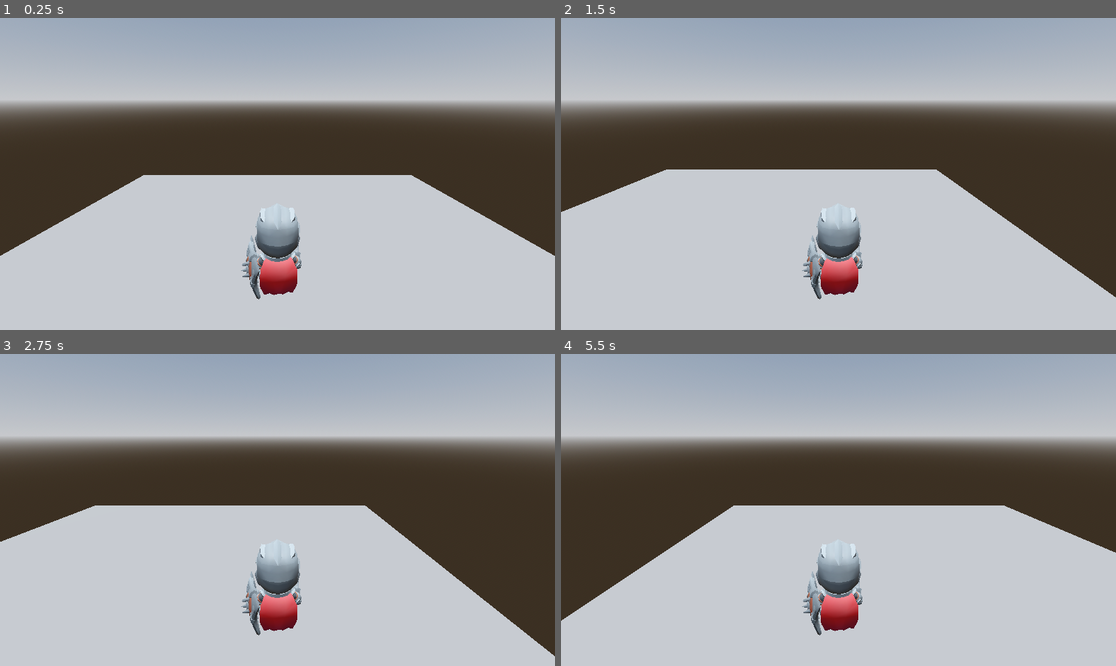
Above: before the commit, frames 1-4 (two rows, left to right).
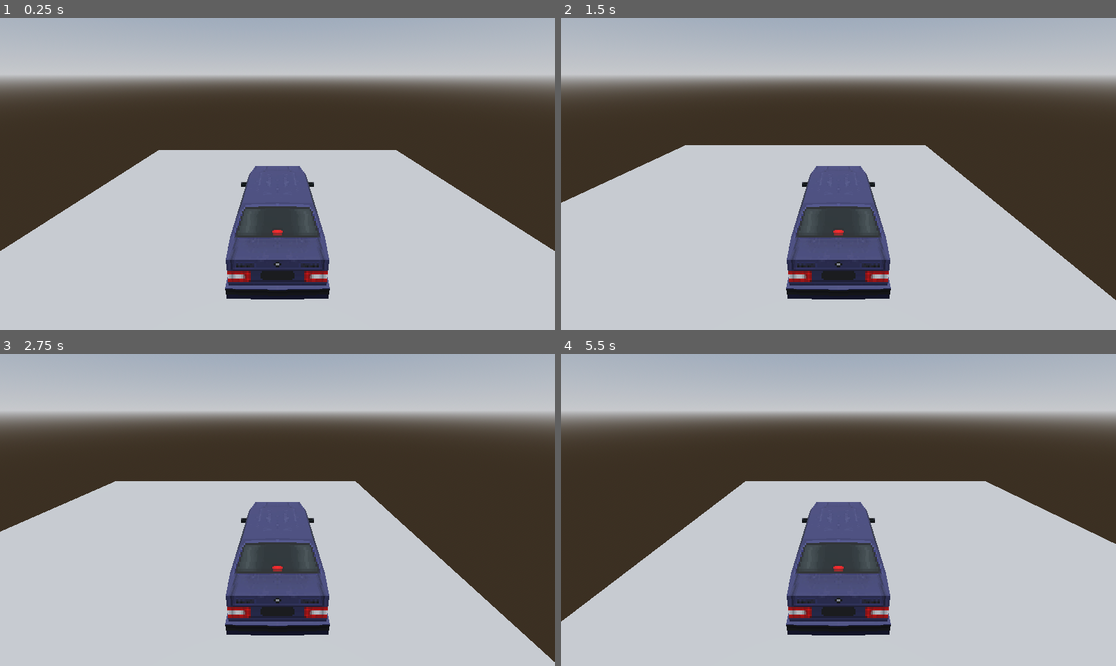
Above: after the commit, the same moments.

Repository: bstephe9/Racing-Game
Game: Godot game, scene res://main/main.tscn
The game is run twice, just before and just after one commit, with the same random seed, the same clock (stepped at 60 frames per second) and the same inputs.
Inputs:
- Up to frame 1 (0.25 s): no input
- Up to frame 2 (1.5 s): tap Enter (ui_accept) at 0.5, 0.77 s; hold Right (move_right) 0.53-1.28 s; hold Left (move_left) from 1.28 s (still down)
- Up to frame 3 (2.75 s): tap Enter (ui_accept) at 1.52 s; release Left (move_left) at 2.03 s; hold Right (move_right) from 2.03 s (still down)
- Up to frame 4 (5.5 s): tap Enter (ui_accept) at 3.02, 3.77, 4.52 s; release Right (move_right) at 3.53 s; hold Left (move_left) from 3.53 s (still down)

The runs differ from the first frame. In frame 1, 25% of the frame differs, in the area x 0-100%, y 18-91%; in frame 2, 24%; in frame 3, 24%; in frame 4, 25%.

Commit message:
refactor: Change player to car

Diff:
--- a/player/player.gd
+++ b/player/player.gd
@@ -1,12 +1,10 @@
 extends CharacterBody3D
-
 
 const SPEED = 5.0
 const JUMP_VELOCITY = 4.5
 
 # Get the gravity from the project settings to be synced with RigidBody nodes.
 var gravity: float = ProjectSettings.get_setting("physics/3d/default_gravity")
-
 
 func _physics_process(delta: float) -> void:
 	# Add the gravity.
--- a/player/player.tscn
+++ b/player/player.tscn
@@ -1,88 +1,24 @@
 [gd_scene load_steps=4 format=3 uid="uid://cje2lqtjgiug0"]
 
-[ext_resource type="PackedScene" uid="uid://11x4oxmfw2ux" path="res://player/Knight.glb" id="1_adxa7"]
 [ext_resource type="Script" path="res://player/player.gd" id="1_cqxvl"]
+[ext_resource type="PackedScene" uid="uid://dphe7ya2j0jhu" path="res://player/Car2.glb" id="2_ws0g2"]
 
-[sub_resource type="CapsuleShape3D" id="CapsuleShape3D_yqowo"]
-radius = 0.613521
-height = 2.48325
+[sub_resource type="BoxShape3D" id="BoxShape3D_xqdfb"]
+size = Vector3(2.44043, 2.11841, 6.30518)
 
 [node name="Player" type="CharacterBody3D"]
 transform = Transform3D(1, 0, -1.74846e-07, 0, 1, 0, 1.74846e-07, 0, 1, 0, 0, 0)
 script = ExtResource("1_cqxvl")
 
-[node name="Knight" parent="." instance=ExtResource("1_adxa7")]
+[node name="Car22" parent="." instance=ExtResource("2_ws0g2")]
 transform = Transform3D(-1, 0, 8.74228e-08, 0, 1, 0, -8.74228e-08, 0, -1, 0, 0, 0)
 
-[node name="Skeleton3D" parent="Knight/Rig" index="0"]
-bones/1/position = Vector3(0, 0.392064, 0)
-bones/1/rotation = Quaternion(-1.11123e-10, 0.0431578, 2.57241e-09, 0.999068)
-bones/4/rotation = Quaternion(-0.559906, -0.0608803, -0.643974, 0.517779)
-bones/5/rotation = Quaternion(3.65498e-08, -4.88301e-08, -0.494719, 0.869053)
-bones/7/rotation = Quaternion(-0.321065, -0.325319, 0.145726, 0.87741)
-bones/8/rotation = Quaternion(-3.6586e-09, 6.87811e-09, -0.707107, 0.707107)
-bones/14/rotation = Quaternion(-0.618244, 0.0807287, 0.618012, 0.478873)
-bones/15/rotation = Quaternion(2.09853e-08, 5.12855e-08, 0.517939, 0.855417)
-bones/17/rotation = Quaternion(-0.319291, 0.300524, -0.22735, 0.869512)
-bones/18/rotation = Quaternion(-1.02444e-09, -4.24391e-09, 0.707107, 0.707107)
-bones/21/rotation = Quaternion(-5.80608e-11, -0.0313417, -1.88012e-09, 0.999509)
-bones/24/rotation = Quaternion(0.993715, 0.0837146, 0.0735038, 0.0109185)
-bones/25/rotation = Quaternion(0.195602, 6.26228e-08, -1.32239e-07, 0.980683)
-bones/26/rotation = Quaternion(-0.517564, -0.209497, 0.0436549, 0.828452)
-bones/28/rotation = Quaternion(0.997322, -0.0294574, 0.0315293, 0.0590483)
-bones/29/rotation = Quaternion(0.274008, -6.38135e-08, 1.92761e-07, 0.961727)
-bones/30/rotation = Quaternion(-0.559039, 0.114513, -0.00862763, 0.82115)
-bones/31/rotation = Quaternion(3.04791e-08, 0.920355, -0.391084, -6.94849e-08)
-bones/32/rotation = Quaternion(0.707107, -2.29302e-07, -4.60552e-08, 0.707107)
-bones/33/position = Vector3(0.202182, 0.0259903, 0.205181)
-bones/33/rotation = Quaternion(-0.707107, -7.05285e-08, -7.05285e-08, 0.707107)
-bones/34/rotation = Quaternion(9.65792e-09, 1.77955e-09, 0.985719, -0.168398)
-bones/35/rotation = Quaternion(-1.04035e-07, 0.391084, 0.920355, -2.9526e-08)
-bones/37/rotation = Quaternion(1, -3.10863e-15, 1.94707e-07, -6.91739e-22)
-bones/39/rotation = Quaternion(0.707107, -3.82385e-08, 1.45009e-07, 0.707107)
-bones/40/rotation = Quaternion(-0.707107, -7.05285e-08, -7.05285e-08, 0.707107)
-bones/41/rotation = Quaternion(-5.83589e-09, 6.43837e-10, 0.994809, 0.101756)
-bones/42/rotation = Quaternion(-1.04035e-07, 0.391084, 0.920355, -2.95261e-08)
-bones/47/position = Vector3(0.520841, 0.788312, -0.0576373)
-bones/47/rotation = Quaternion(0.794627, -1.11759e-07, 0.607098, -5.96046e-08)
-bones/49/position = Vector3(-0.510844, 0.788312, 0.0597369)
-bones/49/rotation = Quaternion(-0.758253, -1.52737e-07, 0.651961, -1.11759e-08)
+[node name="CameraPivot" type="Node3D" parent="Car22"]
+transform = Transform3D(1, 0, 0, 0, 0.898027, -0.439939, 0, 0.439939, 0.898027, 0, 1.886, -2.357)
 
-[node name="1H_Sword_Offhand" parent="Knight/Rig/Skeleton3D" index="0"]
-transform = Transform3D(2.65221e-08, 0.262865, 0.964832, 0.999999, -5.33634e-07, 5.38426e-07, 8.70782e-07, 0.964832, -0.262865, 0.51224, 0.636705, -0.00210784)
-
-[node name="Badge_Shield" parent="Knight/Rig/Skeleton3D" index="1"]
-transform = Transform3D(4.89419e-08, 0.262864, 0.964832, 0.999999, -3.06881e-06, 1.20589e-06, 3.49226e-06, 0.964832, -0.262864, 0.662643, 0.636706, -0.0430846)
-
-[node name="Rectangle_Shield" parent="Knight/Rig/Skeleton3D" index="2"]
-transform = Transform3D(4.89419e-08, 0.262864, 0.964832, 0.999999, -3.06881e-06, 1.20589e-06, 3.49226e-06, 0.964832, -0.262864, 0.662643, 0.636706, -0.0430846)
-
-[node name="Round_Shield" parent="Knight/Rig/Skeleton3D" index="3"]
-transform = Transform3D(4.89419e-08, 0.262864, 0.964832, 0.999999, -3.06881e-06, 1.20589e-06, 3.49226e-06, 0.964832, -0.262864, 0.662643, 0.636706, -0.0430846)
-
-[node name="Spike_Shield" parent="Knight/Rig/Skeleton3D" index="4"]
-transform = Transform3D(4.89419e-08, 0.262864, 0.964832, 0.999999, -3.06881e-06, 1.20589e-06, 3.49226e-06, 0.964832, -0.262864, 0.662643, 0.636706, -0.0430846)
-
-[node name="1H_Sword" parent="Knight/Rig/Skeleton3D" index="5"]
-transform = Transform3D(4.37053e-07, -0.149893, 0.988701, 0.999999, -9.21064e-07, -8.64267e-07, 1.3353e-06, 0.988702, 0.149894, -0.496054, 0.64103, 0.139528)
-
-[node name="2H_Sword" parent="Knight/Rig/Skeleton3D" index="6"]
-transform = Transform3D(4.21314e-07, -0.149893, 0.988701, 0.999999, -9.35798e-07, -8.50581e-07, 1.34781e-06, 0.988702, 0.149894, -0.496054, 0.64103, 0.139528)
-
-[node name="Knight_Helmet" parent="Knight/Rig/Skeleton3D" index="7"]
-transform = Transform3D(0.99972, -1.40145e-09, 0.0236468, 1.39343e-09, 1, 3.55687e-10, -0.0236468, -3.22638e-10, 0.99972, 4.69869e-07, 1.20229, -1.19779e-07)
-
-[node name="Knight_Cape" parent="Knight/Rig/Skeleton3D" index="8"]
-transform = Transform3D(0.996275, -5.14962e-09, 0.0862354, 5.13044e-09, 1, 4.44078e-10, -0.0862354, 1.47756e-15, 0.996275, -1.63023e-08, 1.20229, -1.40136e-07)
-
-[node name="CameraPivot" type="Node3D" parent="Knight"]
-transform = Transform3D(1, 9.00194e-08, -1.59328e-08, -9.00194e-08, 0.93925, -0.343233, -1.59328e-08, 0.343233, 0.93925, 0, 1.88595, 0)
-
-[node name="Camera" type="Camera3D" parent="Knight/CameraPivot"]
+[node name="Camera" type="Camera3D" parent="Car22/CameraPivot"]
 transform = Transform3D(-1, -7.10543e-15, 8.74228e-08, -7.10543e-15, 1, 0, -8.74228e-08, 0, -1, -2.12129e-07, 1.33211, -5.03608)
 
 [node name="CollisionShape3D" type="CollisionShape3D" parent="."]
-transform = Transform3D(1, 0, 0, 0, 1, 0, 0, 0, 1, 0, 1.25419, 0)
-shape = SubResource("CapsuleShape3D_yqowo")
-
-[editable path="Knight"]
+transform = Transform3D(1, 0, 0, 0, 1, 0, 0, 0, 1, -0.0288081, 1.05824, -0.0766239)
+shape = SubResource("BoxShape3D_xqdfb")
--- a/project.godot
+++ b/project.godot
@@ -18,6 +18,10 @@
 [autoload]
 
 Global="*res://main/global.gd"
+
+[filesystem]
+
+import/fbx/enabled=false
 
 [input]
 
Binary file added: player/Car2.glb
Not shown, added: player/Car2.glb.import
Binary file added: player/Car2_car2.png
Not shown, added: player/Car2_car2.png.import
Binary file added: player/docLorean.fbx
